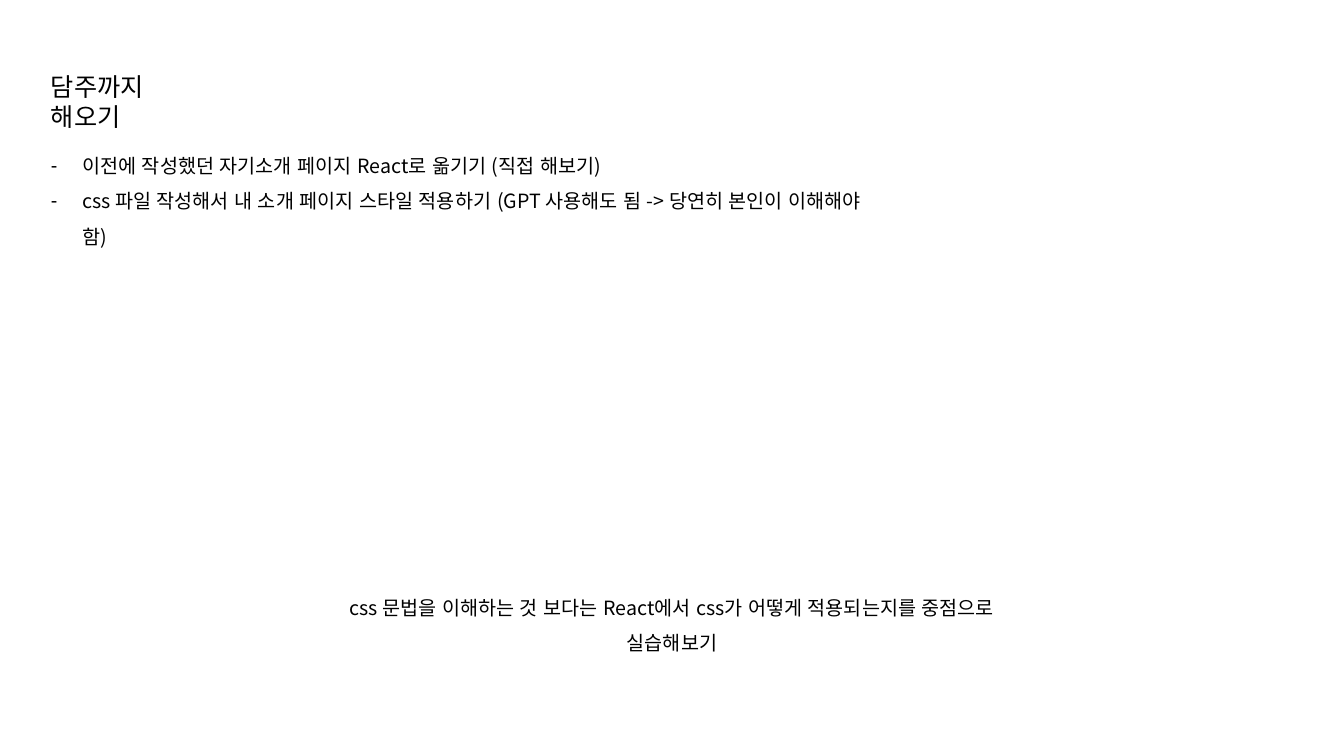
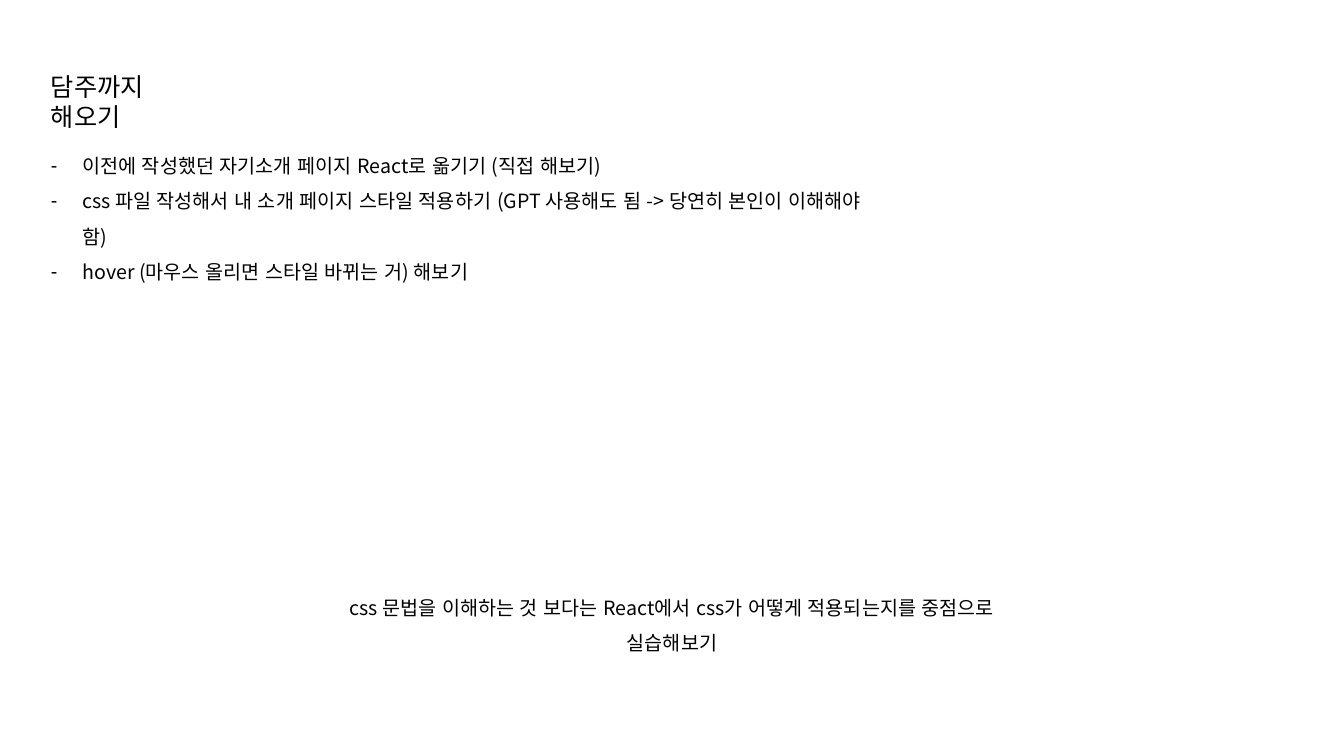
Before and after one commit to DSIS-study/React-Study, a slide deck: slide 7 of [DSIS] 03-CSS.pptx. Drawn at 1344x756 pixels with LibreOffice and Linux fonts; fonts in the diff are those of the drawing. Boxes give left, top, right and bottom in pixels: in the first picture for what was removed or moved away, otherwise in the second. Text is boxed around its words. In the diff, an @@ line names an element or a change of style, - is before the commit and + after.

```diff
--- a/[DSIS] 03-CSS.pptx
+++ b/[DSIS] 03-CSS.pptx
@@ text at [82, 262, 468, 283]: paragraph added @@
+– hover (마우스 올리면 스타일 바뀌는 거) 해보기
```
Also in this commit, not shown: 4 other files.
